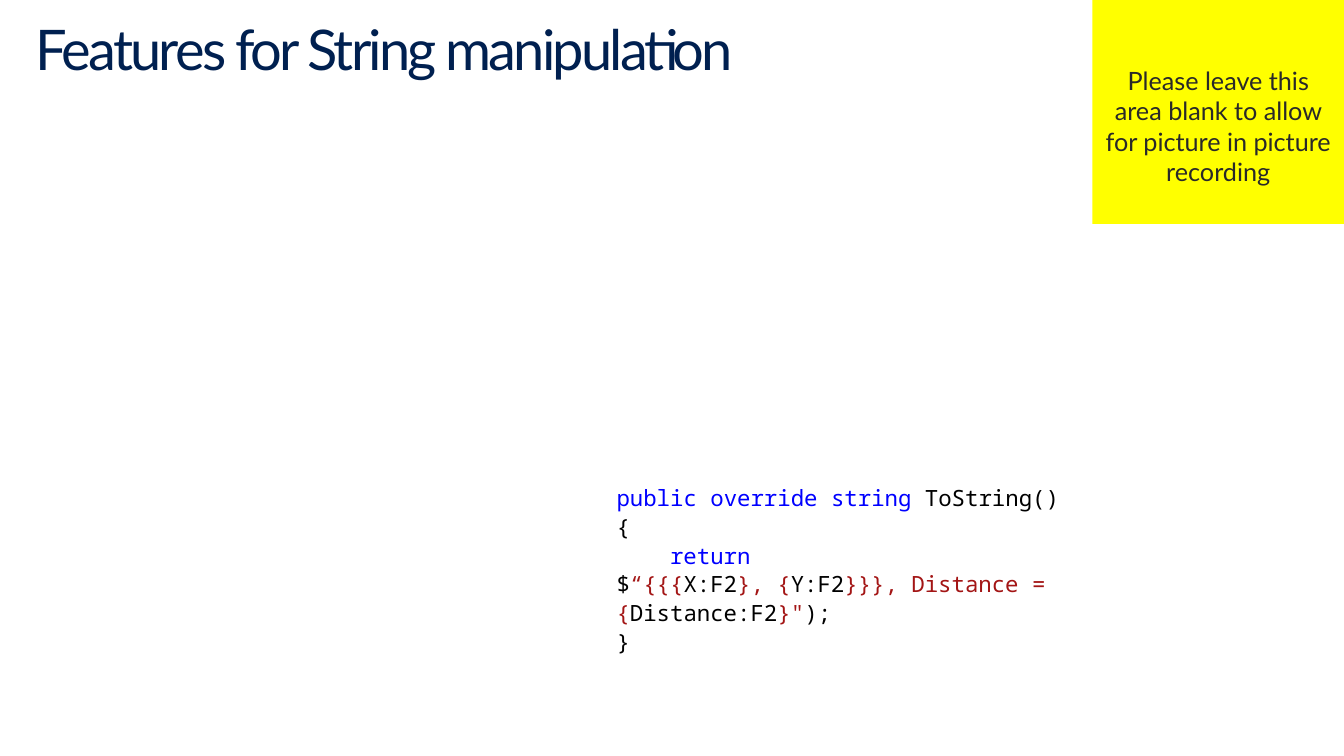
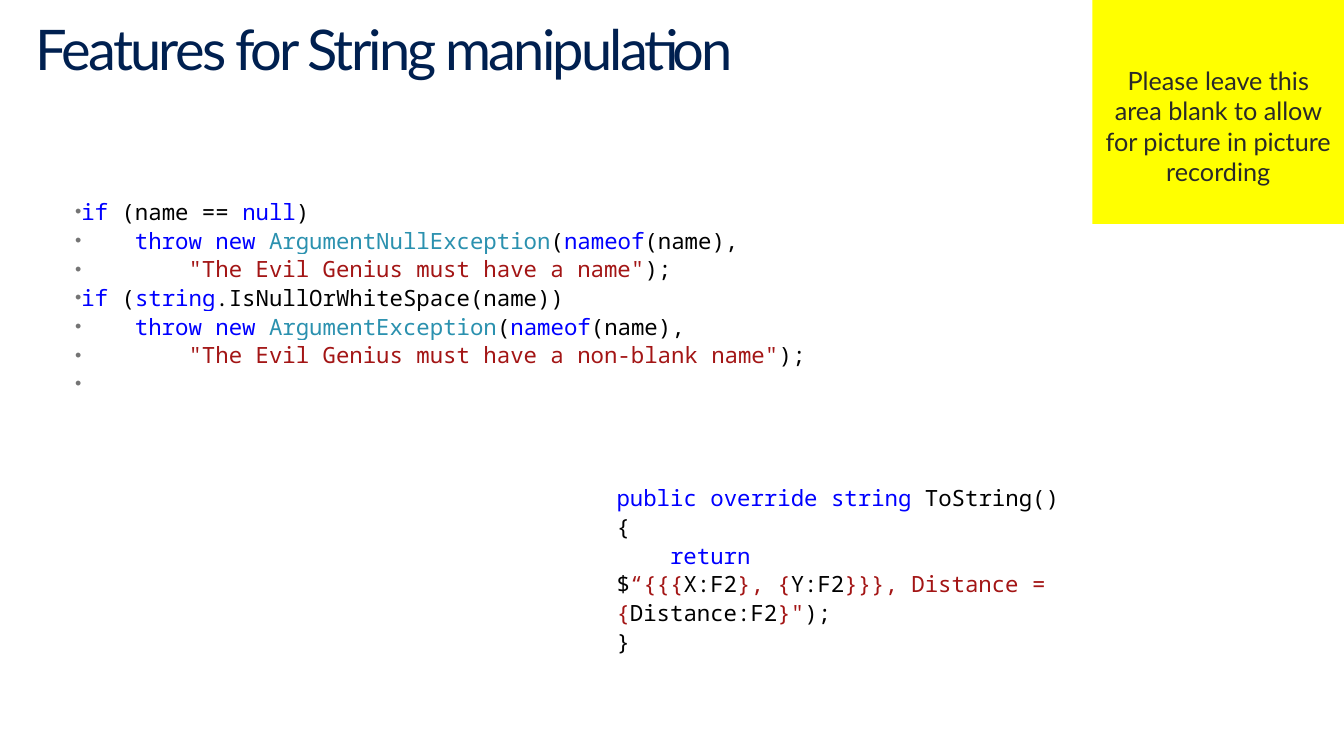
Before and after one commit to BillWagner/MVA-CSharp6, a slide deck: slide 8 of Slides/MVA-What'sNewC#6-Module3.pptx. Drawn at 1344x756 pixels with LibreOffice and Linux fonts; fonts in the diff are those of the drawing. Boxes give left, top, right and bottom in pixels: in the first picture for what was removed or moved away, otherwise in the second. Text is boxed around its words. In the diff, an @@ line names an element or a change of style, - is before the commit and + after.

Commit message:
Forgot one update to Module 3
I needed to show the syntax for nameof in the slide.

```diff
--- a/Slides/MVA-What'sNewC#6-Module3.pptx
+++ b/Slides/MVA-What'sNewC#6-Module3.pptx
@@ text added at [81,203,805,367], 16 pt, text #A31515 @@
+• if (name == null)
+• throw new ArgumentNullException(nameof(name),
+• "The Evil Genius must have a name");
+• if (string.IsNullOrWhiteSpace(name))
+• throw new ArgumentException(nameof(name),
+• "The Evil Genius must have a non-blank name");
```
